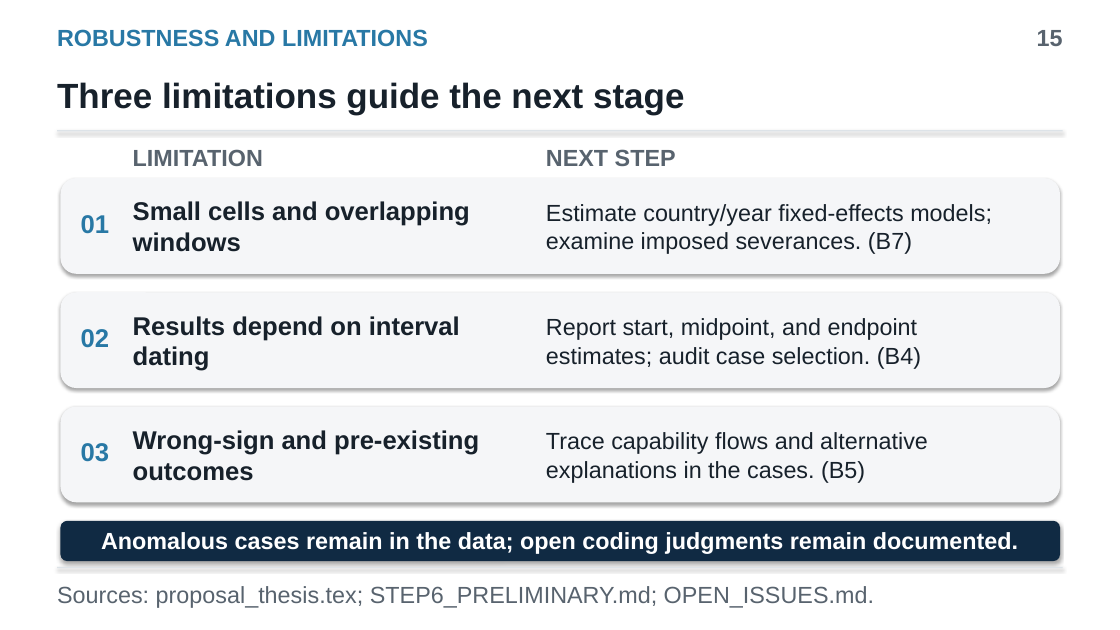
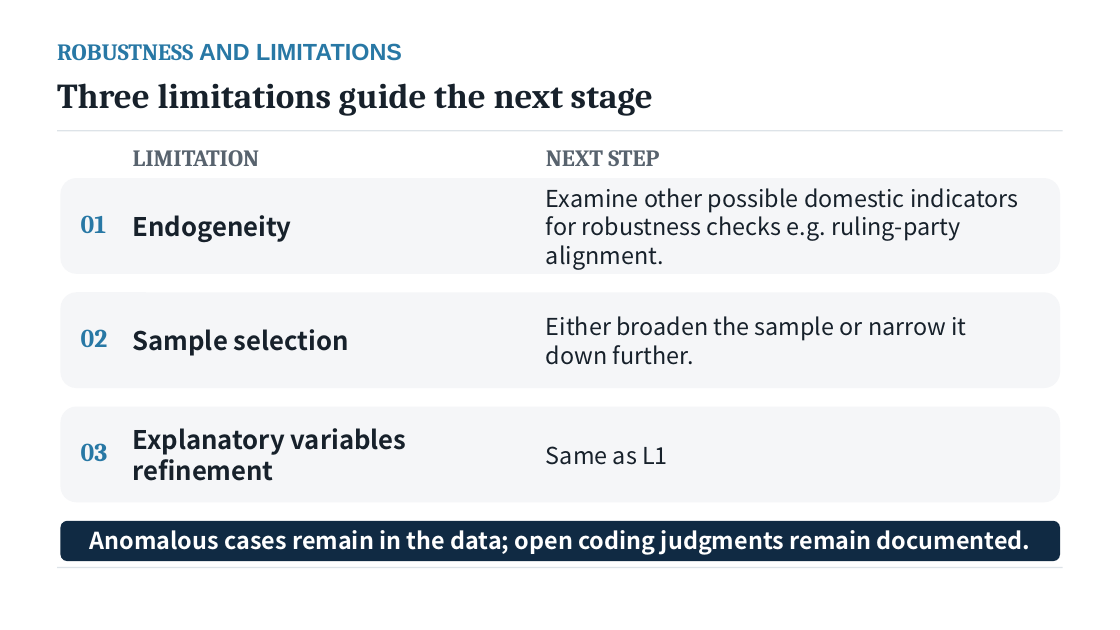
Before and after one commit to yuseicarlos2560/Economic-Development-through-Political-Materialism, a slide deck: slide 18 of presentations/thesis_introduction.pptx (slide 16 before the commit). Drawn at 1120x630 pixels with LibreOffice and Linux fonts; fonts in the diff are those of the drawing. Boxes give left, top, right and bottom in pixels: in the first picture for what was removed or moved away, otherwise in the second. Text is boxed around its words. In the diff, an @@ line names an element or a change of style, - is before the commit and + after.

Commit message:
Update ppt

```diff
--- a/presentations/thesis_introduction.pptx
+++ b/presentations/thesis_introduction.pptx
@@ text "ROBUSTNESS AND LIMITATIONS": place and size @@
-text "ROBUSTNESS AND LIMITATIONS" at [57,29,428,47]
+text "ROBUSTNESS AND LIMITATIONS" at [57,43,402,61]
@@ text "ROBUSTNESS AND LIMITATIONS" at [57,43,402,61]: font Arial to Cambria in "ROBUSTNESS" @@
@@ text removed at [1037,30,1063,46] @@
-15
@@ text at [546,188,1019,270]: text changed; font Arial to Noto Sans CJK SC @@
-Estimate country/year fixed-effects models; examine imposed severances. (B7)
+Examine other possible domestic indicators for robustness checks e.g. ruling-party alignment.
@@ text at [133,215,292,242]: text changed; font Arial to Noto Sans CJK SC @@
-Small cells and overlapping windows
+Endogeneity
@@ text at [133,329,349,356]: text changed; font Arial to Noto Sans CJK SC @@
-Results depend on interval dating
+Sample selection
@@ text at [546,316,966,365]: text changed; font Arial to Noto Sans CJK SC @@
-Report start, midpoint, and endpoint estimates; audit case selection. (B4)
+Either broaden the sample or narrow it down further.
@@ font Arial to Cambria in 6 elements at [546,150,659,166], [133,150,260,166], [57,83,653,115], [81,215,106,233], [81,329,108,347], [81,443,108,461] @@
@@ text at [133,428,407,481]: text changed; font Arial to Noto Sans CJK SC @@
-Wrong-sign and pre-existing outcomes
+Explanatory variables refinement
@@ text at [546,446,668,465]: text changed; font Arial to Noto Sans CJK SC @@
-Trace capability flows and alternative explanations in the cases. (B5)
+Same as L1
@@ text "Anomalous cases remain in the ..." at [90,530,1031,555]: font Arial to Noto Sans CJK SC @@
@@ shadow off in 6 elements at [57,130,1063,131], [60,178,1060,274], [60,292,1060,388], [60,407,1060,502], [60,521,1060,561], [57,567,1063,568] @@
@@ text removed at [57,586,874,608] @@
-Sources: proposal_thesis.tex; STEP6_PRELIMINARY.md; OPEN_ISSUES.md.
```
Also in this commit, not shown: 16 other slides changed, 2 slides added, 1 other file.
